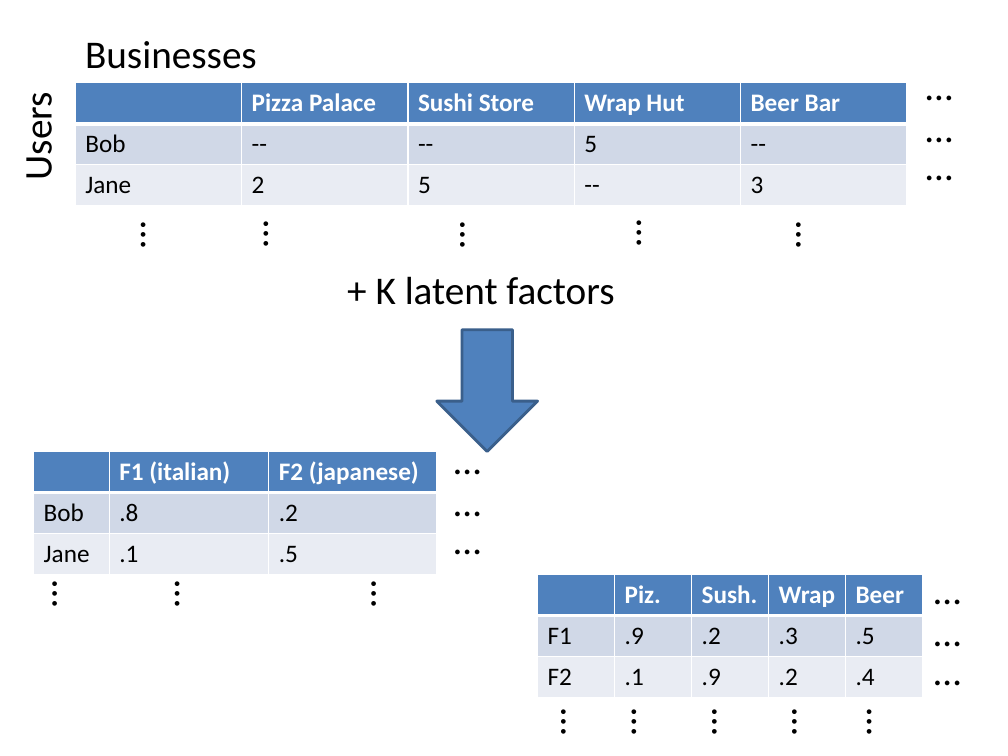
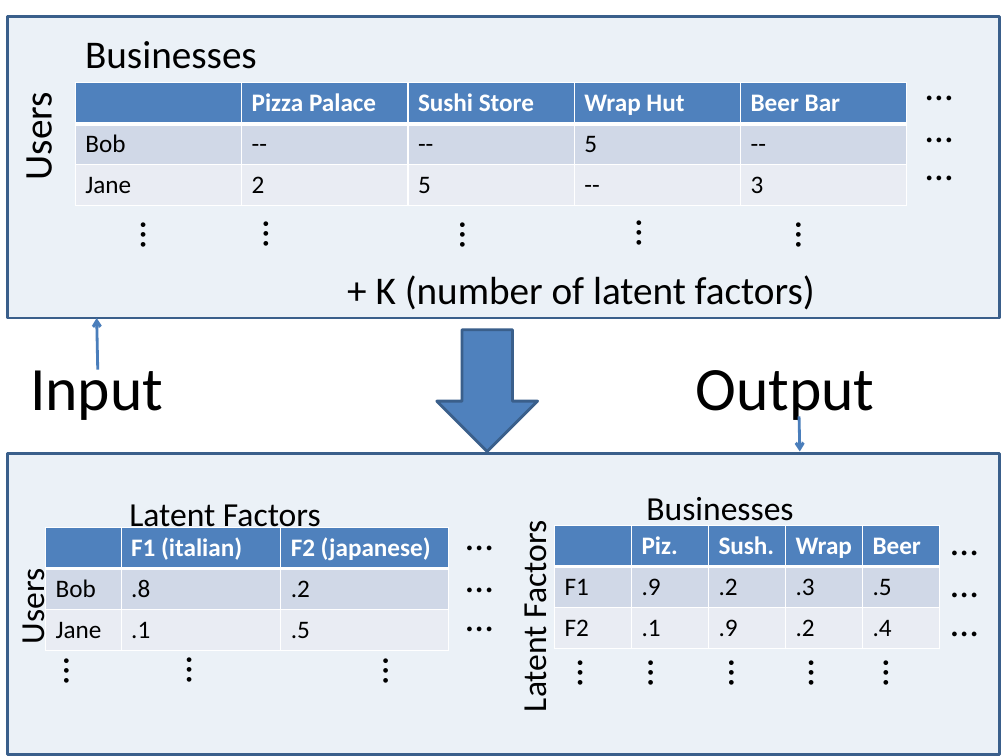
Before and after one commit to zouf/AllSortz, a slide deck: slide 3 of docs/slides.pptx. Drawn at 1008x756 pixels with LibreOffice and Linux fonts; fonts in the diff are those of the drawing. Boxes give left, top, right and bottom in pixels: in the first picture for what was removed or moved away, otherwise in the second. Text is boxed around its words. In the diff, an @@ line names an element or a change of style, - is before the commit and + after.

```diff
--- a/docs/slides.pptx
+++ b/docs/slides.pptx
@@ rectangle added at bbox=[7, 17, 999, 319], fill #4F81BD at 11% opacity, outline #3A5F8C 2 pt @@
@@ text at bbox=[376, 275, 815, 310]: text changed @@
-+ K latent factors
++ K (number of latent factors)
@@ arrow added from (98, 370) to (97, 319), #4B7EBC 2 pt @@
@@ text added at bbox=[30, 359, 163, 420], 44 pt, text #000000 @@
+Input
@@ text added at bbox=[696, 370, 875, 425], 44 pt, text #000000 @@
+Output
@@ arrow added from (799, 416) to (799, 452), #4B7EBC 2 pt @@
@@ rectangle added at bbox=[7, 454, 999, 755], fill #4F81BD at 11% opacity, outline #3A5F8C 2 pt @@
@@ text added at bbox=[129, 504, 321, 535], 24 pt, text #000000 @@
+Latent Factors
@@ text added at bbox=[646, 497, 793, 529], 24 pt, text #000000 @@
+Businesses
@@ text added at bbox=[514, 530, 555, 710], 24 pt, text #000000 @@
+Latent Factors
@@ text added at bbox=[12, 576, 53, 642], 24 pt, text #000000 @@
+Users
@@ 6 texts, 1 table: place and size @@
-6 texts, 1 table at bbox=[29, 430, 492, 608]
+6 texts, 1 table at bbox=[40, 506, 503, 684]
@@ 7 texts, 1 table: place and size @@
-7 texts, 1 table at bbox=[537, 560, 972, 736]
+7 texts, 1 table at bbox=[554, 511, 988, 686]
@@ text "…": place and size @@
-text "…" at bbox=[688, 699, 756, 736]
+text "…" at bbox=[706, 649, 773, 686]
```
Also in this commit, not shown: 4 other slides changed, 10 slides added.
